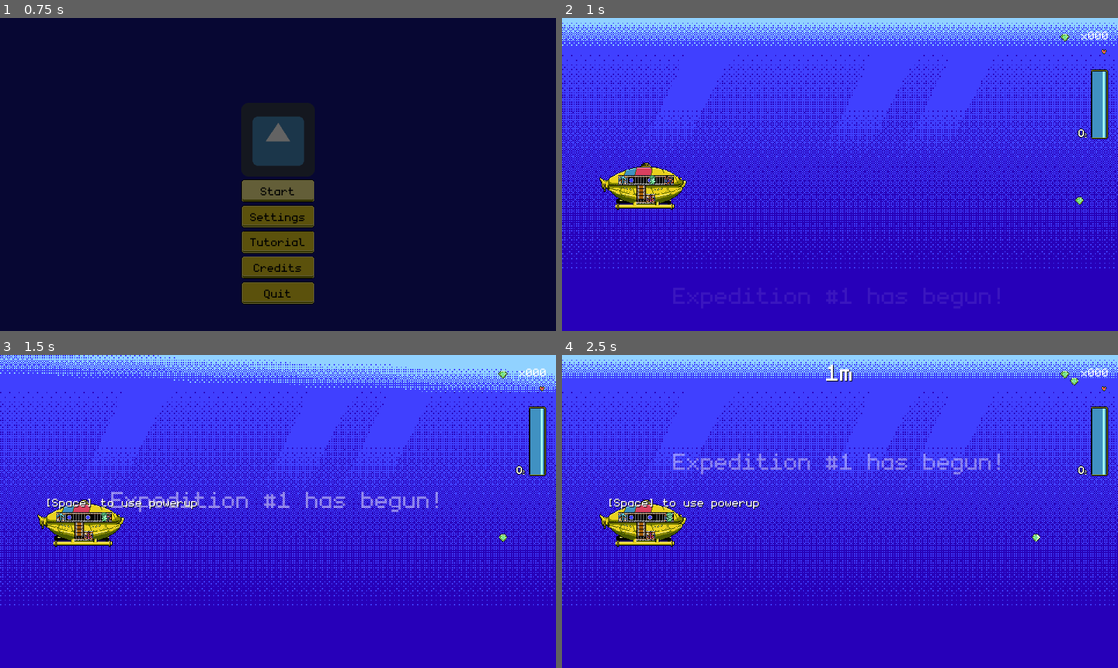
Above: before the commit, frames 1-4 (two rows, left to right).
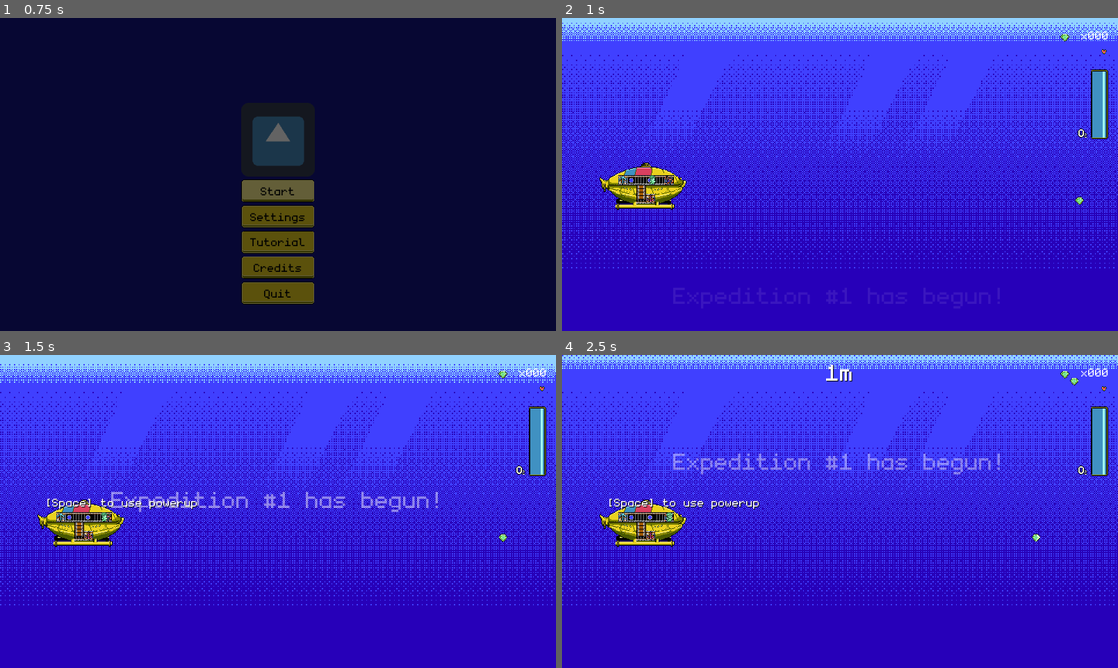
Above: after the commit, the same moments.

Repository: dmitriy-shmilo/gwj41
Game: Godot game, scene res://title_screen/title_screen.tscn
Same seed, same stepped clock (60 frames per second), same inputs: the game is played once before the commit and once after it. The engine's default icon, where the game draws it, is replaced by a stand-in: a white triangle on a blue panel in a dark square. Sound files missing from this copy of the repository are replaced by a short silence.
Inputs (mouse positions are in pixels of both pictures, inside the frame that each line leads up to):
- Up to frame 1 (0.75 s): click "Start" at 0.5 s
- Up to frame 2 (1 s): no input
- Up to frame 3 (1.5 s): tap Enter at 1.25 s; move the mouse to (400, 495) at 1.27 s; hold D (right) from 1.28 s (still down); hold Space (interact) from 1.28 s (still down); click (400, 495) at 1.42 s
- Up to frame 4 (2.5 s): move the mouse to (728, 527) at 2.02 s; release D (right) at 2.03 s; release Space (interact) at 2.03 s; hold S (down) from 2.03 s (still down); tap Space (interact) at 2.1 s

Frame 1 is identical in both runs. In frame 2, 0.4% of the frame differs, in the area x 0-100%, y 6-9%; in frame 3, 1.8%; in frame 4, 2.1%, in the area x 0-100%, y 0-8%.

Commit message:
Preliminary soundtrack.

Diff:
--- a/src/data/user_save_data.gd
+++ b/src/data/user_save_data.gd
@@ -2,6 +2,7 @@
 
 const SAVE_FILE = "user://save.json"
 
+var soundtrack_time = 0.0
 var current_expedition = 0
 var current_treasure = 0
 var last_recovered_treasure = 0
--- a/src/game_screen/game_screen.gd
+++ b/src/game_screen/game_screen.gd
@@ -13,6 +13,7 @@
 onready var _pause_container: ColorRect = $"Gui/PauseContainer"
 onready var _gui: Gui = $"Gui"
 onready var _submarine: Submarine = $"Submarine"
+onready var _soundtrack_player: AudioStreamPlayer = $"SoundtrackPlayer"
 
 var _max_lives = 1
 var _lives = 1
@@ -27,6 +28,7 @@
 
 func _ready() -> void:
 	_setup()
+	_soundtrack_player.play(UserSaveData.soundtrack_time)
 	UserSaveData.is_running = true
 	UserSaveData.save_data()
 	_spawn(TREASURE_SCENES[0])
@@ -107,6 +109,7 @@
 	UserSaveData.best_progress = max(UserSaveData.best_progress, _distance)
 	UserSaveData.current_expedition += 1
 	UserSaveData.is_running = false
+	UserSaveData.soundtrack_time = _soundtrack_player.get_playback_position()
 	UserSaveData.save_data()
 	get_tree().change_scene("res://score_screen/score_screen.tscn")
 
--- a/src/game_screen/game_screen.tscn
+++ b/src/game_screen/game_screen.tscn
@@ -9,6 +9,7 @@
 [ext_resource path="res://assets/art/ui.png" type="Texture" id=7]
 [ext_resource path="res://assets/art/oxygen_icon.tres" type="Texture" id=8]
 [ext_resource path="res://assets/art/ocean.png" type="Texture" id=9]
+[ext_resource path="res://assets/sound/ocean_dive.ogg" type="AudioStream" id=10]
 
 [sub_resource type="AtlasTexture" id=4]
 atlas = ExtResource( 9 )
@@ -90,6 +91,7 @@
 
 [node name="BackgroundWater" type="AnimatedSprite" parent="."]
 frames = SubResource( 18 )
+frame = 12
 playing = true
 centered = false
 
@@ -263,6 +265,10 @@
 [node name="ProgressTimer" type="Timer" parent="."]
 autostart = true
 
+[node name="SoundtrackPlayer" type="AudioStreamPlayer" parent="."]
+stream = ExtResource( 10 )
+bus = "Music"
+
 [connection signal="pressed" from="Gui/PauseContainer/VBoxContainer/HBoxContainer/QuitButton" to="." method="_on_QuitButton_pressed"]
 [connection signal="pressed" from="Gui/PauseContainer/VBoxContainer/HBoxContainer/ContinueButton" to="." method="_on_ContinueButton_pressed"]
 [connection signal="timeout" from="SpawnTimer" to="." method="_on_SpawnTimer_timeout"]
Not shown, added: src/assets/sound/ocean_dive.ogg.import
Not shown: 1 places in src/game_screen/game_screen.tscn that only renumber resources
Not shown, added: src/assets/sound/ocean_dive.ogg
